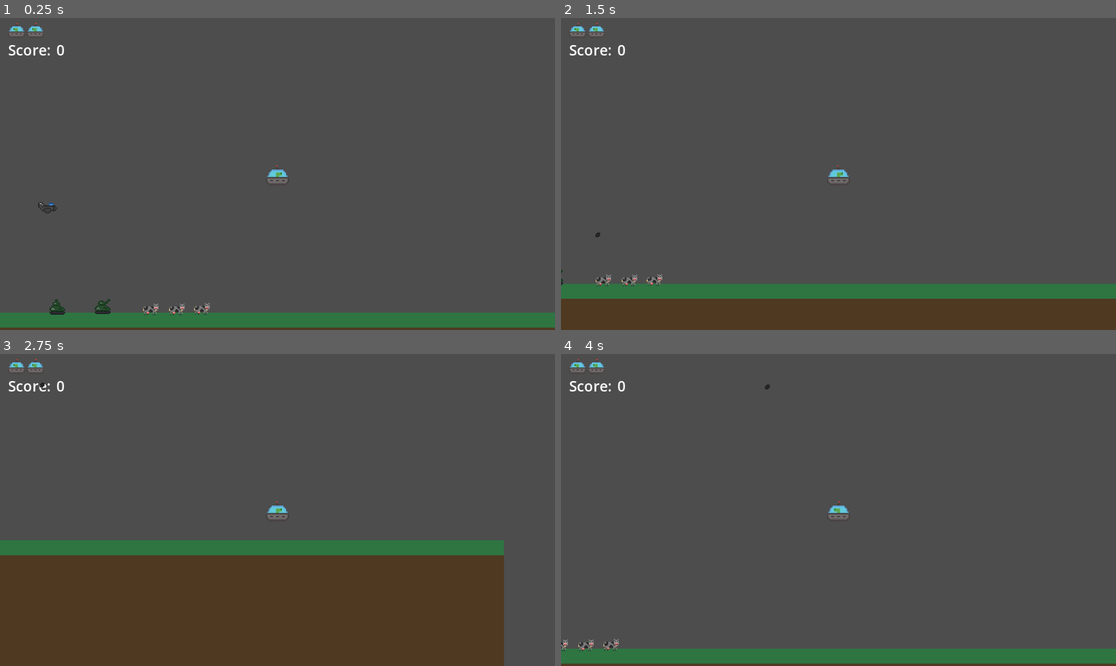
Above: before the commit, frames 1-4 (two rows, left to right).
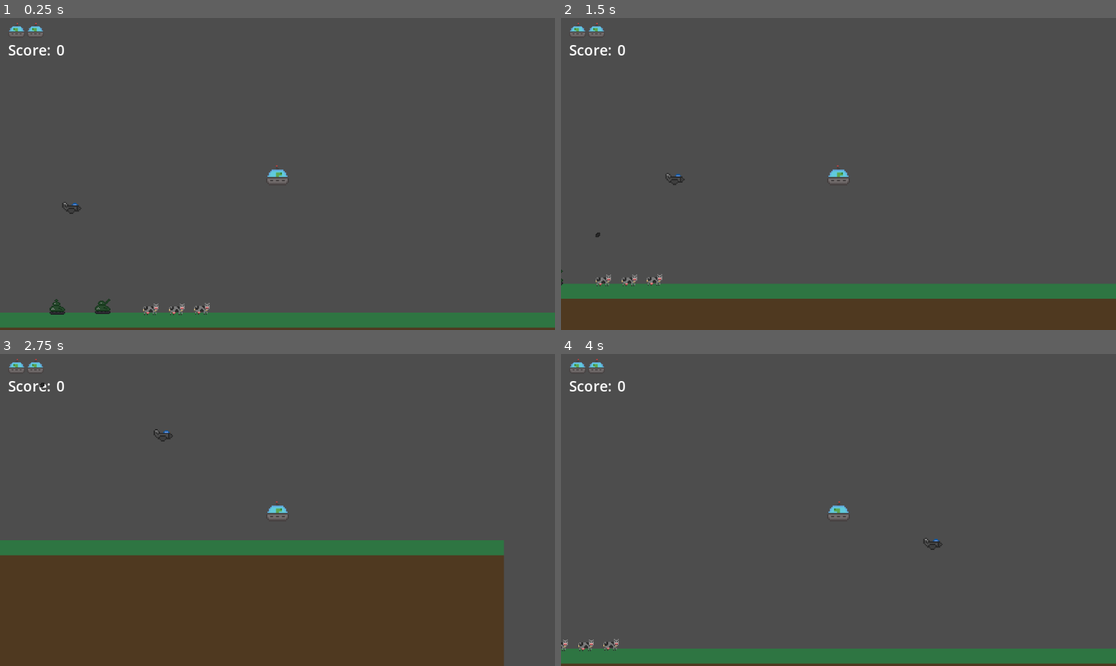
Above: after the commit, the same moments.

Repository: Stomatopoda-Arcade/Ground-Beef
Game: Godot game, scene res://Game.tscn
Two runs of this game, one before a commit and one after it. Both use one fixed random seed, a clock stepped at 60 frames per second and the inputs below.
Inputs:
- Up to frame 1 (0.25 s): no input
- Up to frame 2 (1.5 s): hold Right (ui_right) 0.53-1.28 s; hold Down (ui_down) from 1.28 s (still down)
- Up to frame 3 (2.75 s): release Down (ui_down) at 2.03 s; hold Right (ui_right) from 2.03 s (still down)
- Up to frame 4 (4 s): release Right (ui_right) at 2.78 s; hold Up (ui_up) 2.78-3.53 s; hold Left (ui_left) from 3.53 s (still down)

The runs differ from the first frame. In frame 1, less than 0.1% of the frame differs, in the area x 6-15%, y 59-63%; in frame 2, less than 0.1%; in frame 3, less than 0.1%; in frame 4, less than 0.1%.

Commit message:
switched moving object to character bodies

Diff:
--- a/Game.tscn
+++ b/Game.tscn
@@ -43,11 +43,13 @@
 
 [node name="Jet" parent="." instance=ExtResource("7_tb6x7")]
 position = Vector2(-311, 69)
+jet_velocity = 250
 starting_difficulty = 0
 
 [node name="ScreenWrap" type="Area2D" parent="."]
 
 [node name="CollisionShape2D" type="CollisionShape2D" parent="ScreenWrap"]
+visible = false
 position = Vector2(123.5, 47)
 shape = SubResource("RectangleShape2D_1ebfh")
 
--- a/Jet.gd
+++ b/Jet.gd
@@ -1,4 +1,4 @@
-extends StaticBody2D
+extends CharacterBody2D
 const ProjectileResource = preload("res://projectile.tscn")
 enum JET_FACING {JET_LEFT,JET_RIGHT}
 enum DIFFICULTY {EASY,MEDIUM,HARD}
@@ -31,7 +31,7 @@
 
 
 # Called every frame. 'delta' is the elapsed time since the previous frame.
-func _process(delta):
+func _physics_process(delta):
 	position += direction*jet_velocity*delta
 
 
--- a/Tank.gd
+++ b/Tank.gd
@@ -41,7 +41,7 @@
 
 func _on_timer_timeout():
 	var projectile_instance = ProjectileResource.instantiate()
-	projectile_instance.velocity = projectile_velocity
+	projectile_instance.projectile_velocity = projectile_velocity
 	projectile_instance.angle = projectile_angle
 	self.add_child(projectile_instance)
 	self.move_child(projectile_instance,0)
--- a/jet.tscn
+++ b/jet.tscn
@@ -6,7 +6,7 @@
 [sub_resource type="RectangleShape2D" id="RectangleShape2D_jka5l"]
 size = Vector2(40, 25.5)
 
-[node name="Jet" type="StaticBody2D" groups=["destroyable", "hazard", "jet"]]
+[node name="Jet" type="CharacterBody2D" groups=["destroyable", "hazard", "jet"]]
 script = ExtResource("1_mr4i3")
 starting_difficulty = 2
 
--- a/projectile.gd
+++ b/projectile.gd
@@ -1,7 +1,7 @@
-extends StaticBody2D
+extends CharacterBody2D
 
 @export var angle = 0.0
-@export var velocity = 1
+@export var projectile_velocity = 1
 var direction = Vector2(1,0)
 
 # Called when the node enters the scene tree for the first time.
@@ -13,5 +13,5 @@
 
 
 # Called every frame. 'delta' is the elapsed time since the previous frame.
-func _process(delta):
-	position += direction*velocity*delta
+func _physics_process(delta):
+	position += direction*projectile_velocity*delta
--- a/projectile.tscn
+++ b/projectile.tscn
@@ -6,7 +6,7 @@
 [sub_resource type="RectangleShape2D" id="RectangleShape2D_gbm5b"]
 size = Vector2(12, 8)
 
-[node name="Projectile" type="StaticBody2D" groups=["hazard", "projectile"]]
+[node name="Projectile" type="CharacterBody2D" groups=["hazard", "projectile"]]
 script = ExtResource("1_nbx0b")
 
 [node name="Sprite2D" type="Sprite2D" parent="."]
Not shown: 1 places in Game.tscn that only renumber resources
Not shown: 1 places in projectile.tscn that only renumber resources
